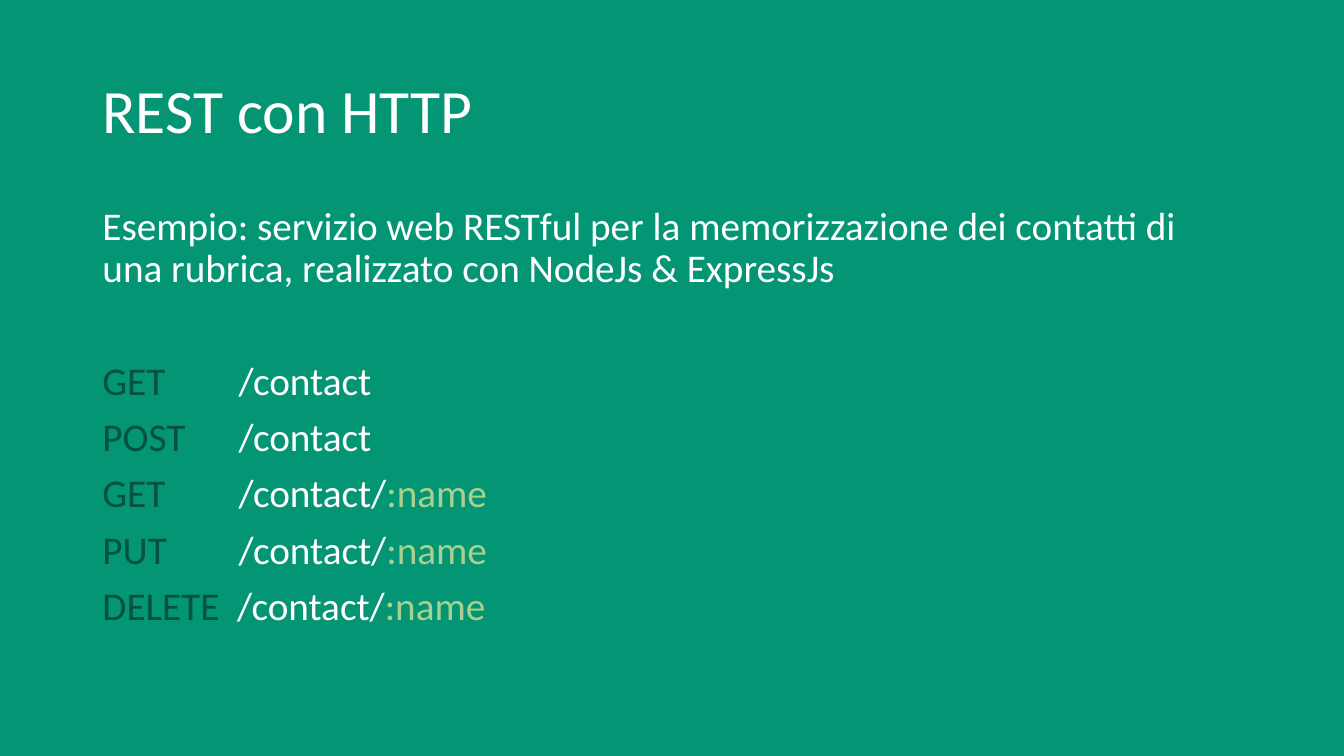
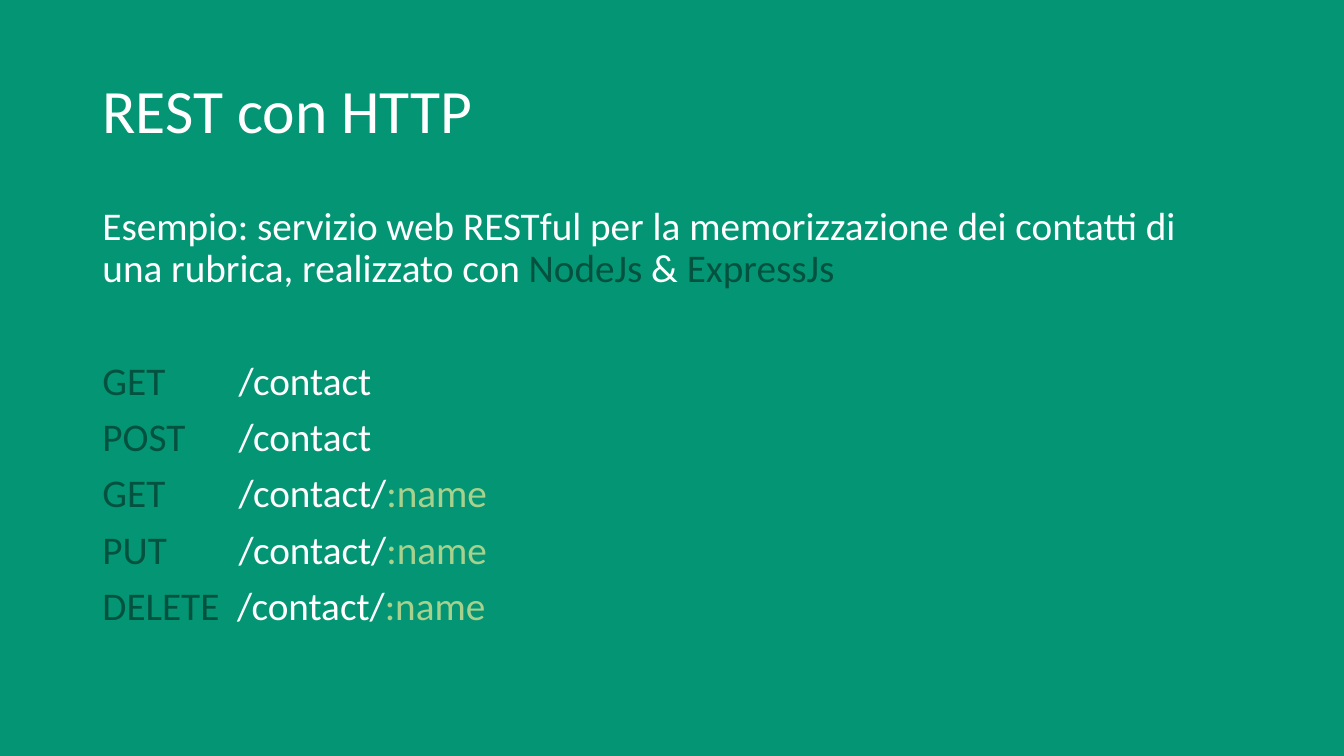
Before and after one commit to vassallocarlo/Tesi-RESTful, a slide deck: slide 9 of REST.pptx. Drawn at 1344x756 pixels with LibreOffice and Linux fonts; fonts in the diff are those of the drawing. Boxes give left, top, right and bottom in pixels: in the first picture for what was removed or moved away, otherwise in the second. Text is boxed around its words. In the diff, an @@ line names an element or a change of style, - is before the commit and + after.

```diff
--- a/REST.pptx
+++ b/REST.pptx
@@ text at [102, 212, 1176, 288]: text colour #FFFFFF to #02523F in "NodeJs ExpressJs" @@
```
Also in this commit, not shown: 2 other slides changed, 3 slides added, 1 other file.
